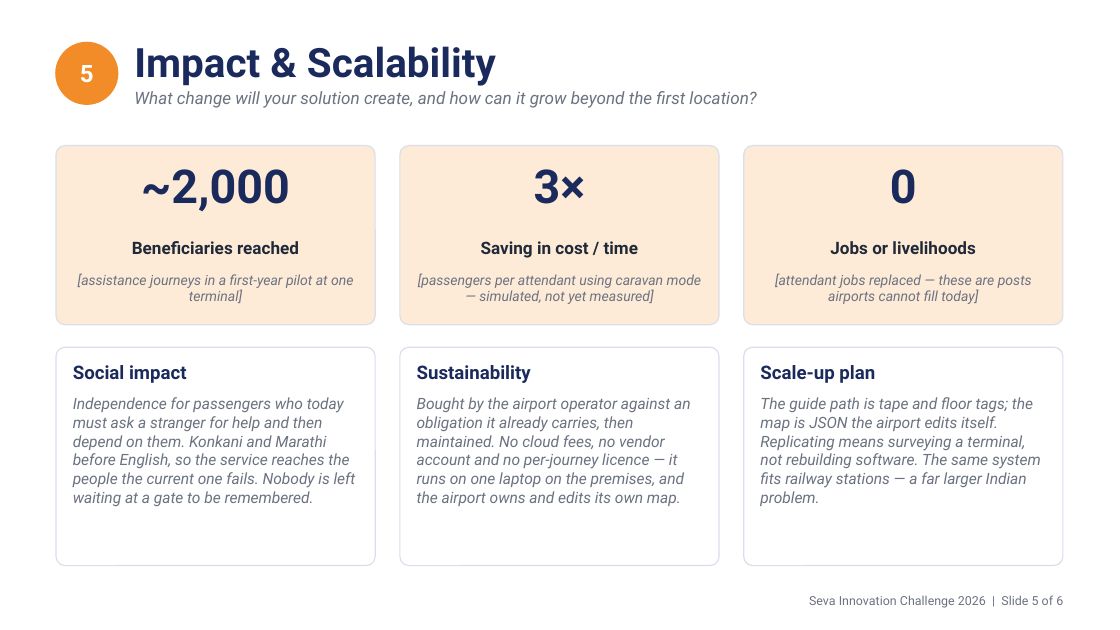
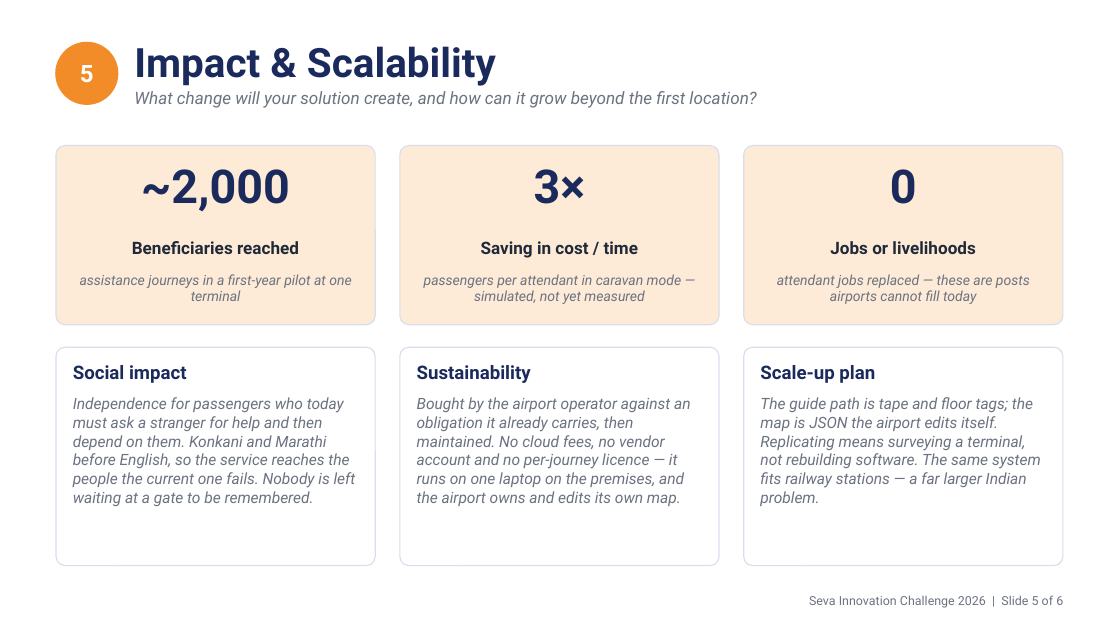
Before and after one commit to undirboy/private-stuff-dw, a slide deck: slide 5 of pitch/seva/margadarshak-seva-2026.pptx. Drawn at 1120x630 pixels with LibreOffice and Linux fonts; fonts in the diff are those of the drawing. Boxes give left, top, right and bottom in pixels: in the first picture for what was removed or moved away, otherwise in the second. Text is boxed around its words. In the diff, an @@ line names an element or a change of style, - is before the commit and + after.

```diff
--- a/pitch/seva/margadarshak-seva-2026.pptx
+++ b/pitch/seva/margadarshak-seva-2026.pptx
@@ text at <box>80,274,351,301</box>: text changed @@
-[assistance journeys in a first-year pilot at one terminal]
+assistance journeys in a first-year pilot at one terminal
@@ text at <box>424,274,682,304</box>: text changed @@
-[passengers per attendant using caravan mode — simulated, not yet measured]
+passengers per attendant in caravan mode — simulated, not yet measured
@@ text at <box>777,274,1030,304</box>: text changed @@
-[attendant jobs replaced — these are posts airports cannot fill today]
+attendant jobs replaced — these are posts airports cannot fill today
```
Also in this commit, not shown: 6 other files.
